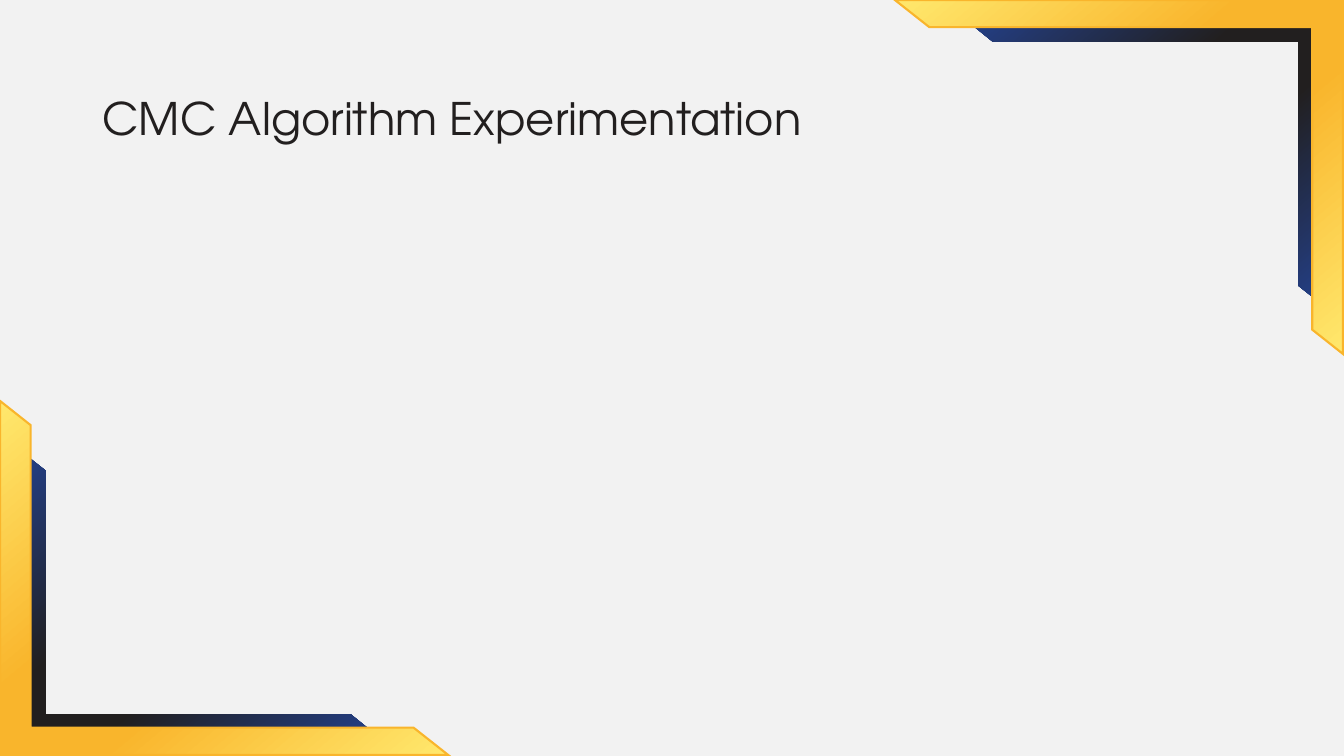
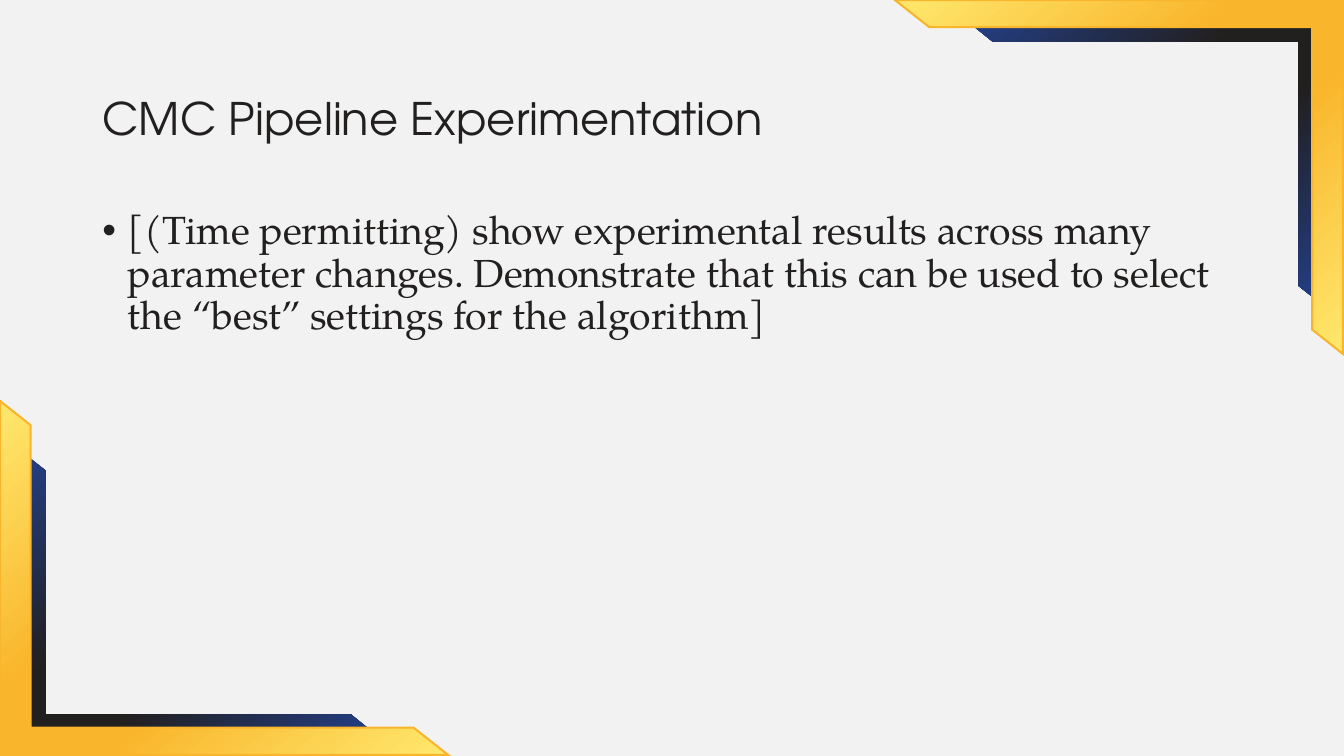
Before and after one commit to jzemmels/aafs22_slides, a slide deck: slide 10 of slides/AAFS 2022 Presenter PP Theme 1.pptx. Drawn at 1344x756 pixels with LibreOffice and Linux fonts; fonts in the diff are those of the drawing; background and template pictures are left out. Boxes give left, top, right and bottom in pixels: in the first picture for what was removed or moved away, otherwise in the second. Text is boxed around its words. In the diff, an @@ line names an element or a change of style, - is before the commit and + after.

Commit message:
Add pipeline slides

```diff
--- a/slides/AAFS 2022 Presenter PP Theme 1.pptx
+++ b/slides/AAFS 2022 Presenter PP Theme 1.pptx
@@ title at [102,101,763,144]: text changed @@
-CMC Algorithm Experimentation
+CMC Pipeline Experimentation
@@ text added at [128,214,1210,340], 28 pt, text #221F1F @@
+• [(Time permitting) show experimental results across many parameter changes. Demonstrate that this can be used to select the “best” settings for the algorithm]
```
Also in this commit, not shown: 5 other slides changed, 2 slides added, 2 slides removed.
